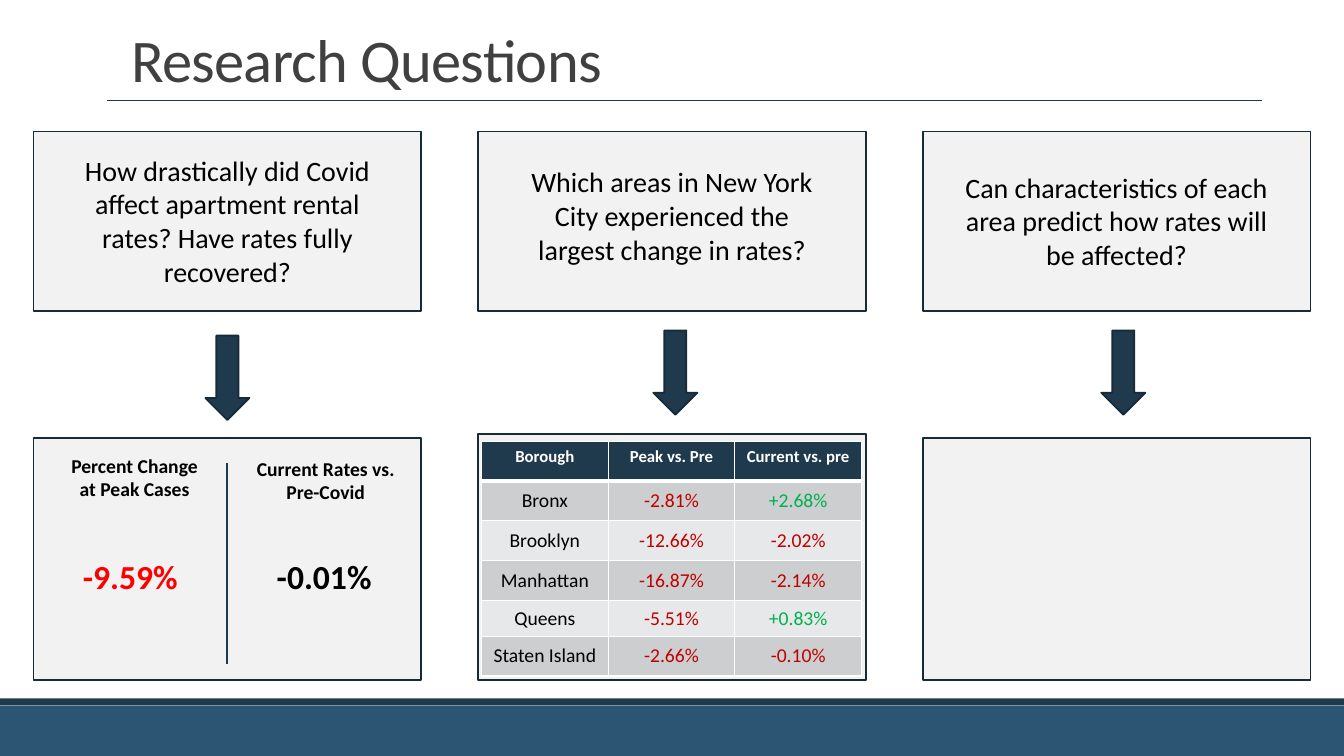
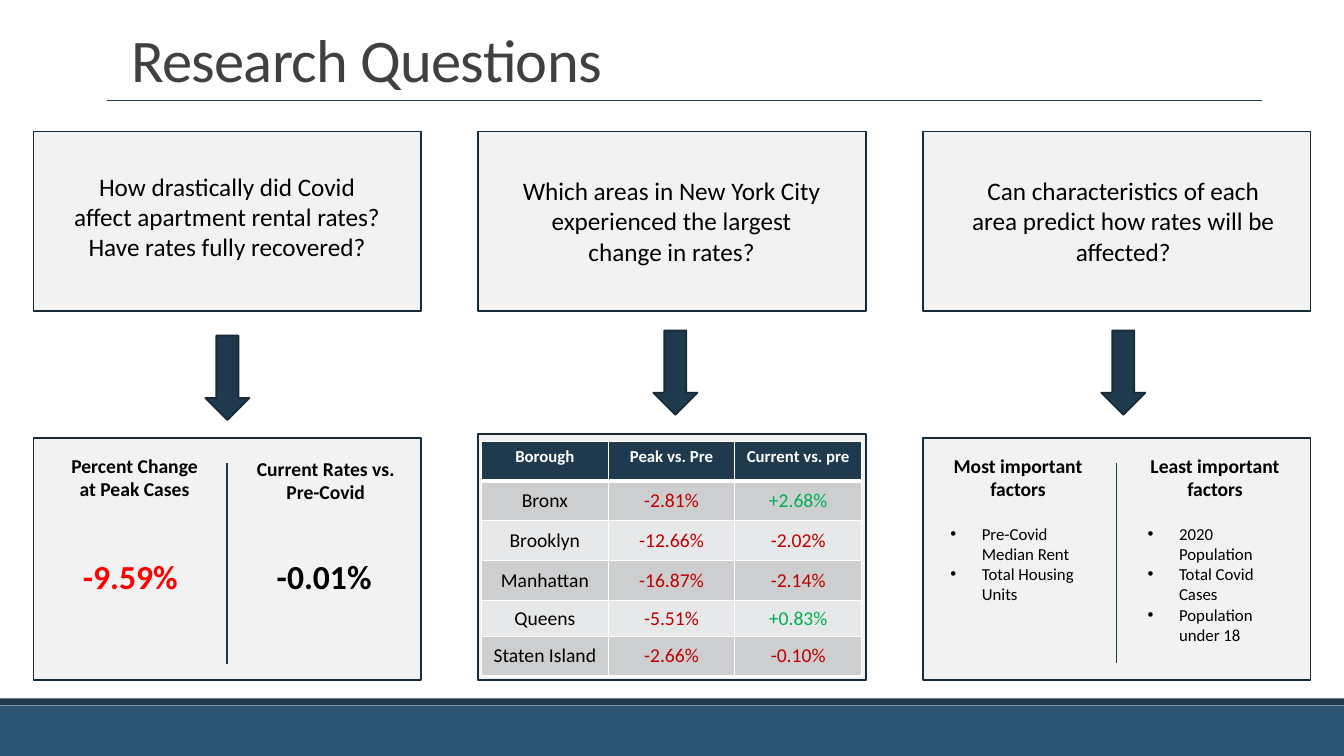
Before and after one commit to jackcopeland11/nyc_apartment_rent_analysis, a slide deck: slide 14 of Covid-19 and the NYC Apartment Market.pptx. Drawn at 1344x756 pixels with LibreOffice and Linux fonts; fonts in the diff are those of the drawing. Boxes give left, top, right and bottom in pixels: in the first picture for what was removed or moved away, otherwise in the second. Text is boxed around its words. In the diff, an @@ line names an element or a change of style, - is before the commit and + after.

Commit message:
Added changes to the correlation plot and modified the slides. Created folders for each section to make more organized.

```diff
--- a/Covid-19 and the NYC Apartment Market.pptx
+++ b/Covid-19 and the NYC Apartment Market.pptx
@@ size 20 to 18 pt in 3 elements at (972,182,1274,261), (523,182,820,266), (74,178,379,260) @@
@@ text "How drastically did Covid affect ...": place and size @@
-text "How drastically did Covid affect ..." at (85,161,369,282)
+text "How drastically did Covid affect ..." at (74,178,379,260)
@@ text "Which areas in New York ...": place and size @@
-text "Which areas in New York ..." at (531,172,813,265)
+text "Which areas in New York ..." at (523,182,820,266)
@@ text "Can characteristics of each area ...": place and size @@
-text "Can characteristics of each area ..." at (965,178,1268,266)
+text "Can characteristics of each area ..." at (972,182,1274,261)
@@ text added at (954,459,1082,496), 14 pt, text #000000, bold @@
+Most important factors
@@ line added from (1117, 463) to (1117, 663), #1F394D 1 pt @@
@@ text added at (1150,459,1279,496), 14 pt, text #000000, bold @@
+Least important factors
@@ text added at (982,528,1073,600), 12 pt, text #000000 @@
+• Pre-Covid Median Rent
+• Total Housing Units
@@ text added at (1179,529,1254,641), 12 pt, text #000000 @@
+• 2020 Population
+• Total Covid Cases
+• Population under 18
```
Also in this commit, not shown: 3 slides added, 20 other files.
